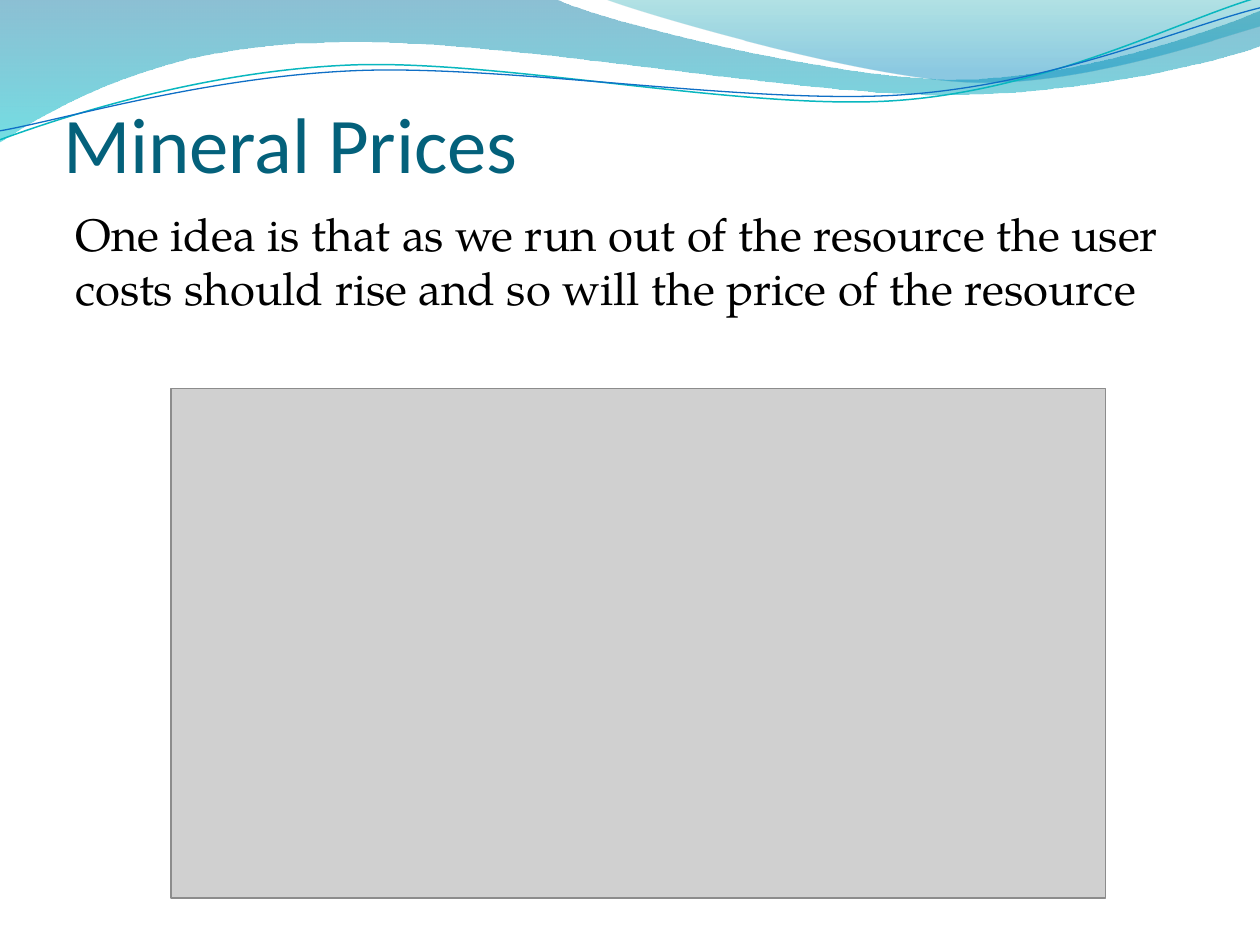
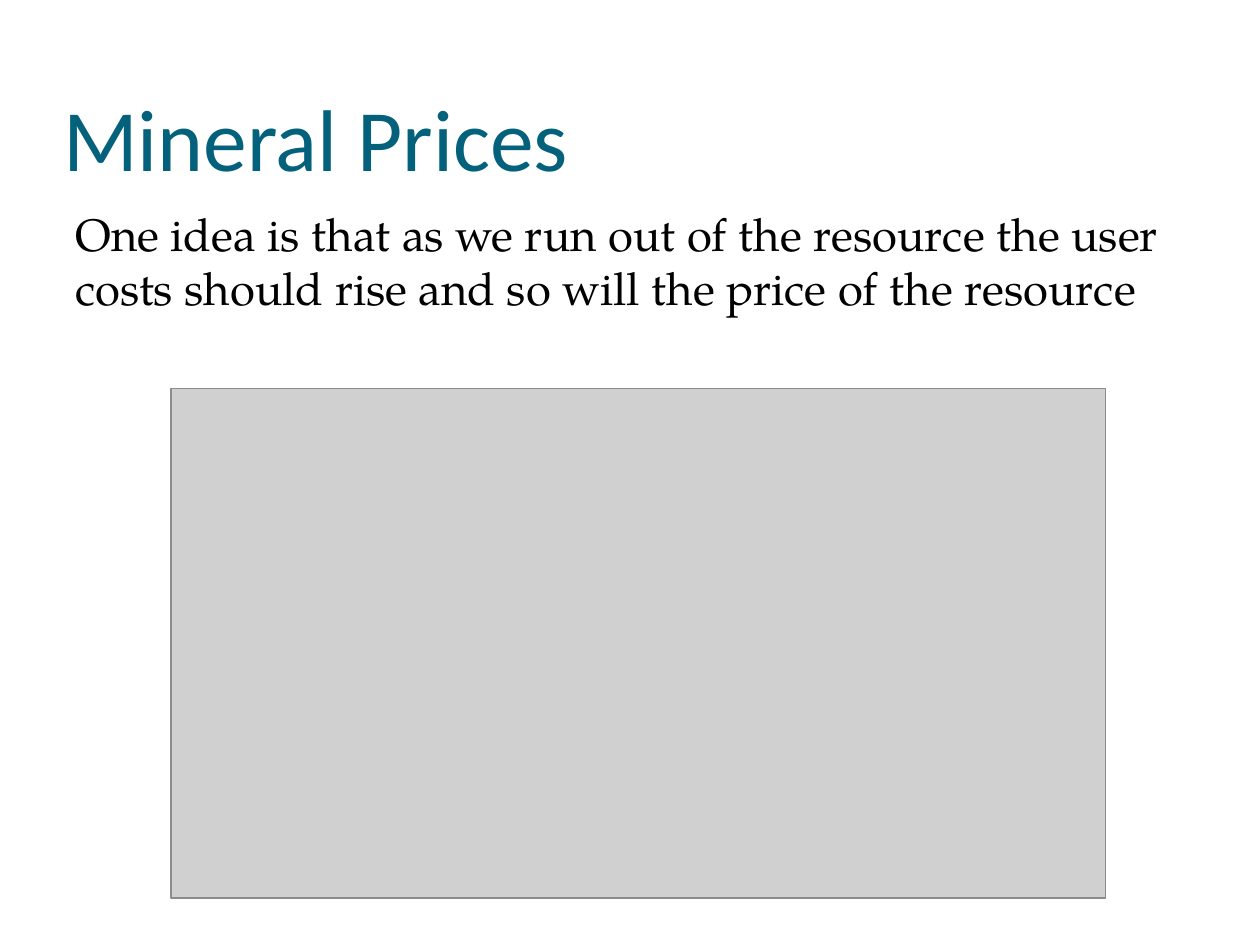
Before and after one commit to muff1nman/ClassNotes, a slide deck: slide 6 of Econ/PPT/S13_Lecture_25.pptx. Drawn at 1260x945 pixels with LibreOffice and Linux fonts; fonts in the diff are those of the drawing; grey boxes stand for pictures; background and template pictures are left out. Boxes give left, top, right and bottom in pixels: in the first picture for what was removed or moved away, otherwise in the second. Text is boxed around its words. In the diff, an @@ line names an element or a change of style, - is before the commit and + after.

```diff
--- a/Econ/PPT/S13_Lecture_25.pptx
+++ b/Econ/PPT/S13_Lecture_25.pptx
@@ freeform shape removed at bbox=[0, 0, 1260, 142] @@
@@ freeform shape removed at bbox=[0, 0, 1260, 147] @@
@@ freeform shape removed at bbox=[0, 8, 1260, 141] @@
@@ freeform shape removed at bbox=[604, 0, 1260, 87] @@
@@ text "Mineral Prices" at bbox=[63, 110, 568, 172]: size 45 to 50 pt @@
```
Also in this commit, not shown: 15 other slides changed, 11 other files.
